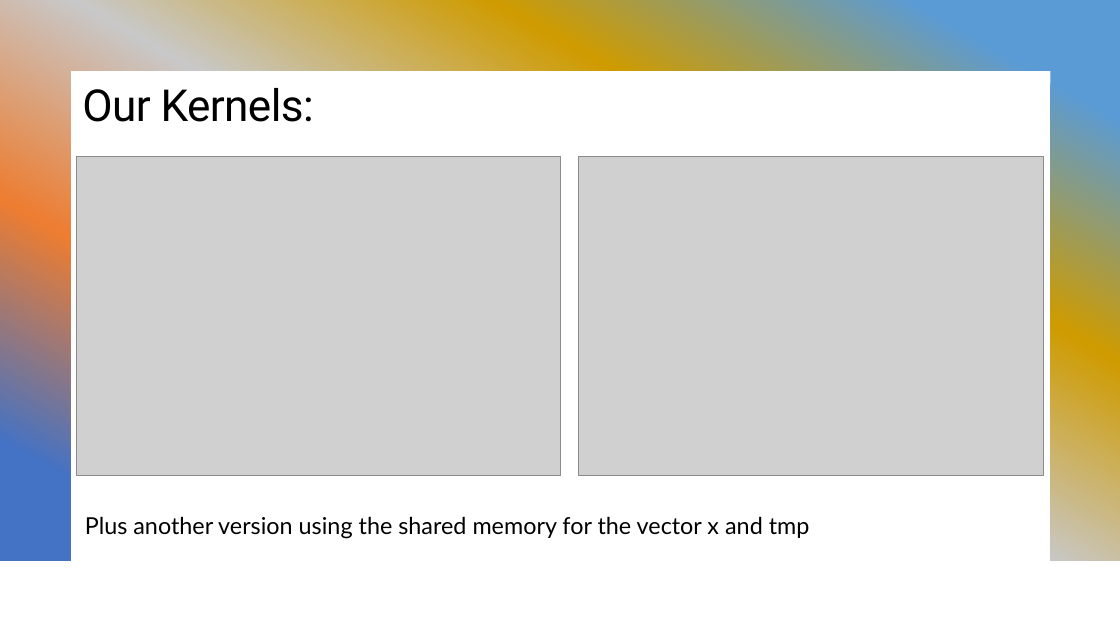
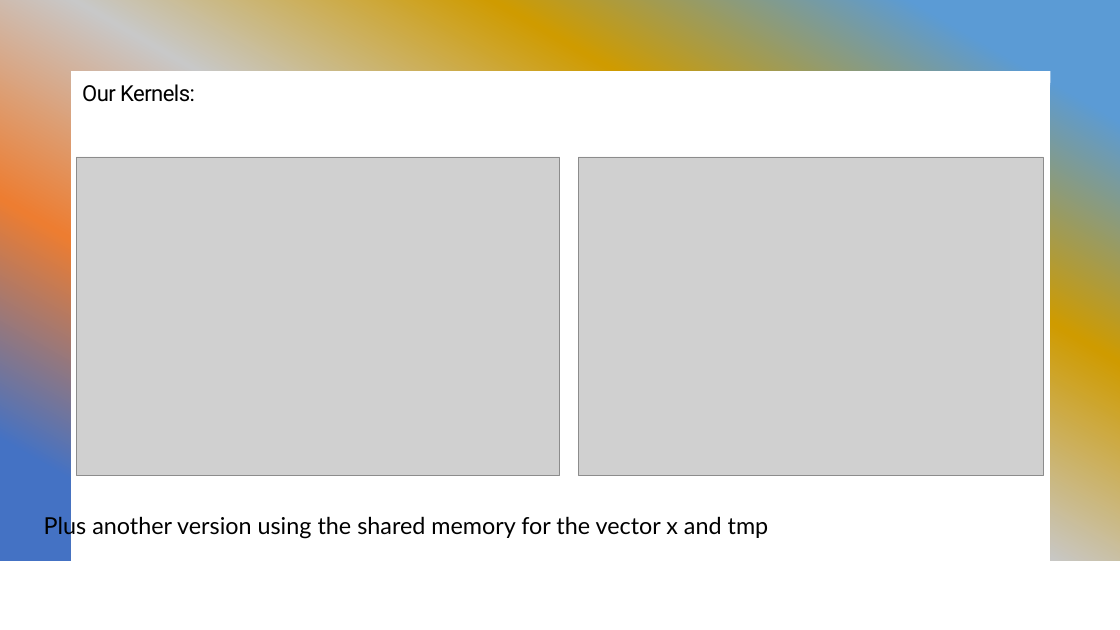
Before and after one commit to salor02/assignment-HPC, a slide deck: slide 4 of assignment-2/ATAX Problem Optimization.pptx. Drawn at 1120x630 pixels with LibreOffice and Linux fonts; fonts in the diff are those of the drawing; grey boxes stand for pictures. Boxes give left, top, right and bottom in pixels: in the first picture for what was removed or moved away, otherwise in the second. Text is boxed around its words. In the diff, an @@ line names an element or a change of style, - is before the commit and + after.

```diff
--- a/assignment-2/ATAX Problem Optimization.pptx
+++ b/assignment-2/ATAX Problem Optimization.pptx
@@ freeform shape at (0, 0, 1120, 561): outline redrawn @@
@@ text "Our Kernels:" at (82, 84, 195, 102): size 37.8 to 18.9 pt @@
@@ text "Plus another version using the ...": place and size @@
-text "Plus another version using the ..." at (85, 516, 810, 539)
+text "Plus another version using the ..." at (44, 513, 769, 539)
```
Also in this commit, not shown: 7 other slides changed, 4 slides added, 1 slide removed.
